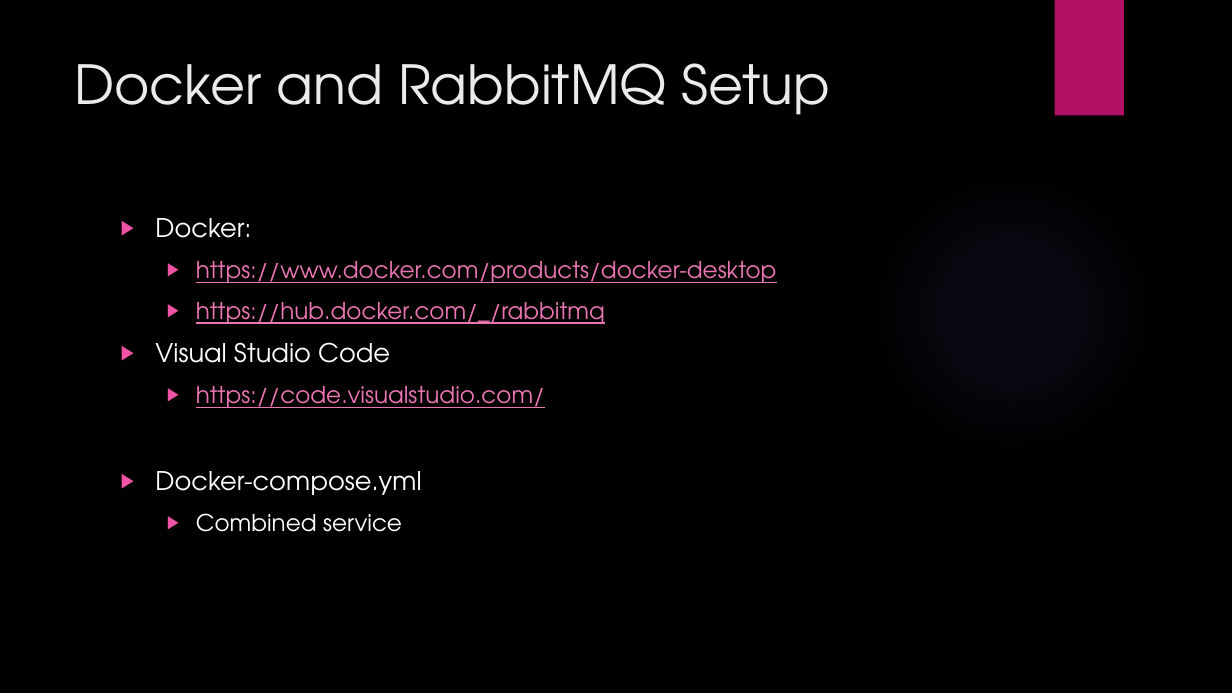
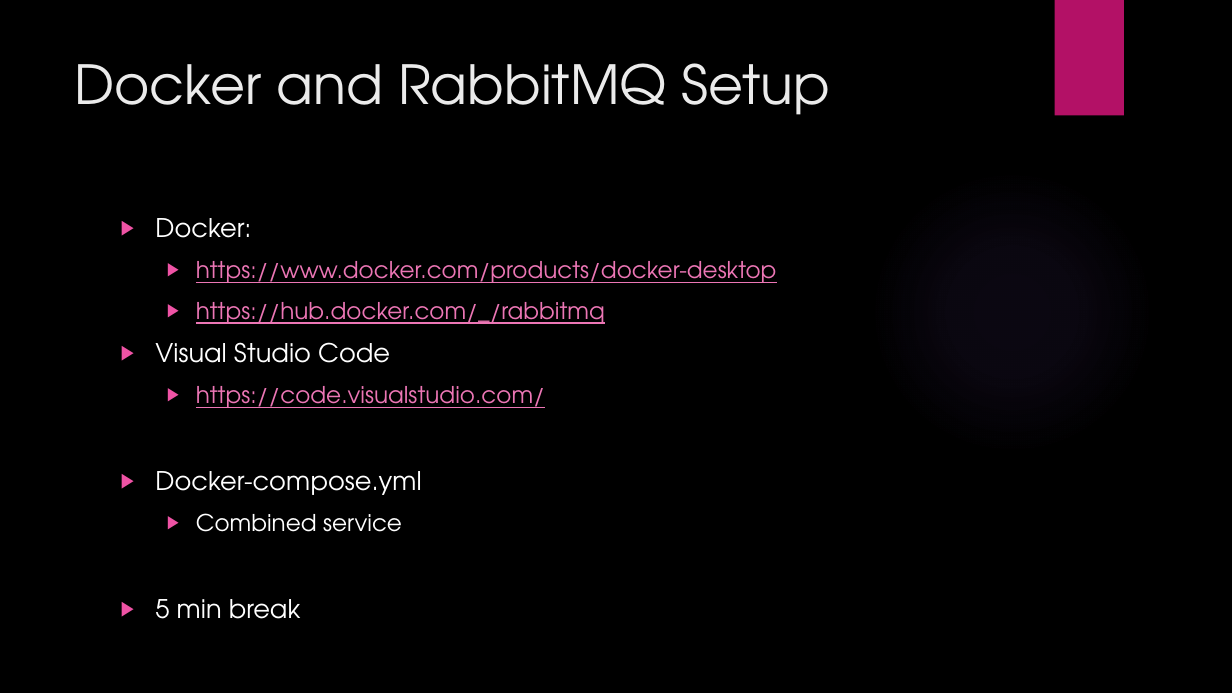
Before and after one commit to ryaovan/rabbitmq-tutorial, a slide deck: slide 36 of Rabbitmq lecture.pptx (slide 31 before the commit). Drawn at 1232x693 pixels with LibreOffice and Linux fonts; fonts in the diff are those of the drawing; background and template pictures are left out. Boxes give left, top, right and bottom in pixels: in the first picture for what was removed or moved away, otherwise in the second. Text is boxed around its words. In the diff, an @@ line names an element or a change of style, - is before the commit and + after.

```diff
--- a/Rabbitmq lecture.pptx
+++ b/Rabbitmq lecture.pptx
@@ text at [155, 599, 301, 619]: paragraph added @@
+▶ 5 min break
```
Also in this commit, not shown: 16 other slides changed, 6 slides added, 2 slides removed, 5 other files.
